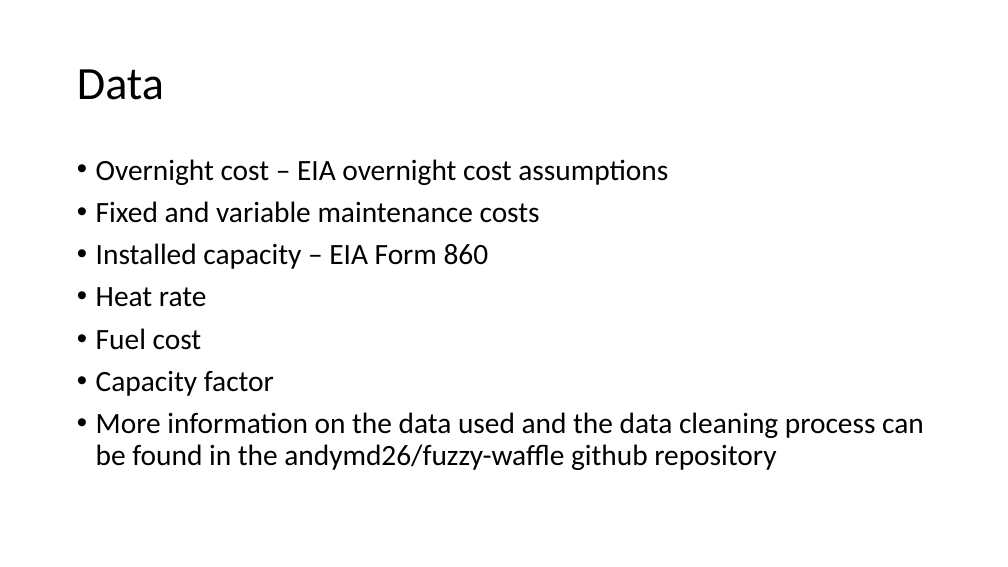
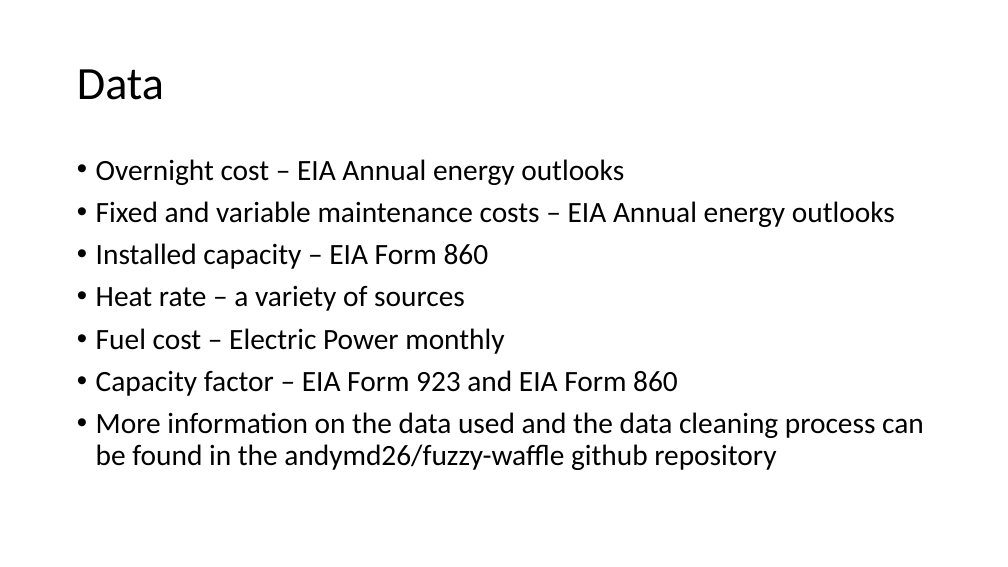
Before and after one commit to andymd26/fuzzy-waffle, a slide deck: slide 5 of doc/Electricity investment.pptx. Drawn at 1008x567 pixels with LibreOffice and Linux fonts; fonts in the diff are those of the drawing. Boxes give left, top, right and bottom in pixels: in the first picture for what was removed or moved away, otherwise in the second. Text is boxed around its words. In the diff, an @@ line names an element or a change of style, - is before the commit and + after.

```diff
--- a/doc/Electricity investment.pptx
+++ b/doc/Electricity investment.pptx
@@ text at bbox=[96, 159, 895, 227]: text changed @@
-• Overnight cost – EIA overnight cost assumptions
-• Fixed and variable maintenance costs
+• Overnight cost – EIA Annual energy outlooks
+• Fixed and variable maintenance costs – EIA Annual energy outlooks
@@ text at bbox=[96, 285, 678, 396]: text changed @@
-• Heat rate
-• Fuel cost
-• Capacity factor
+• Heat rate – a variety of sources
+• Fuel cost – Electric Power monthly
+• Capacity factor – EIA Form 923 and EIA Form 860
```
Also in this commit, not shown: 10 other slides changed, 3 slides added.
